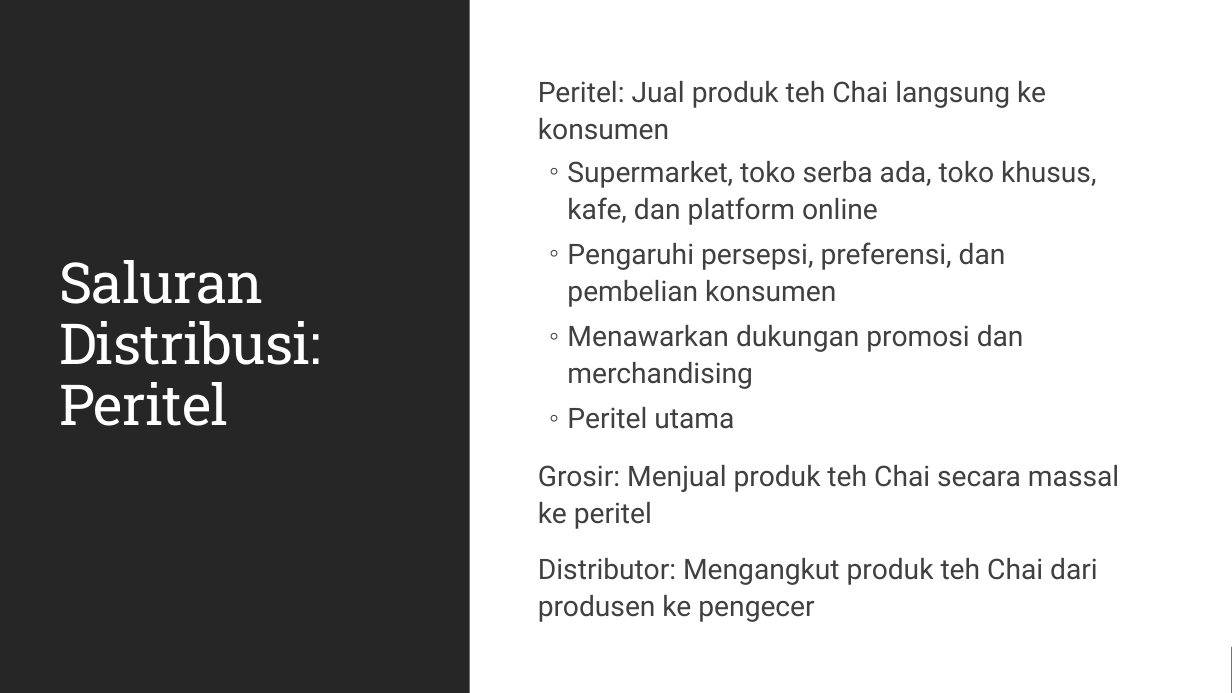
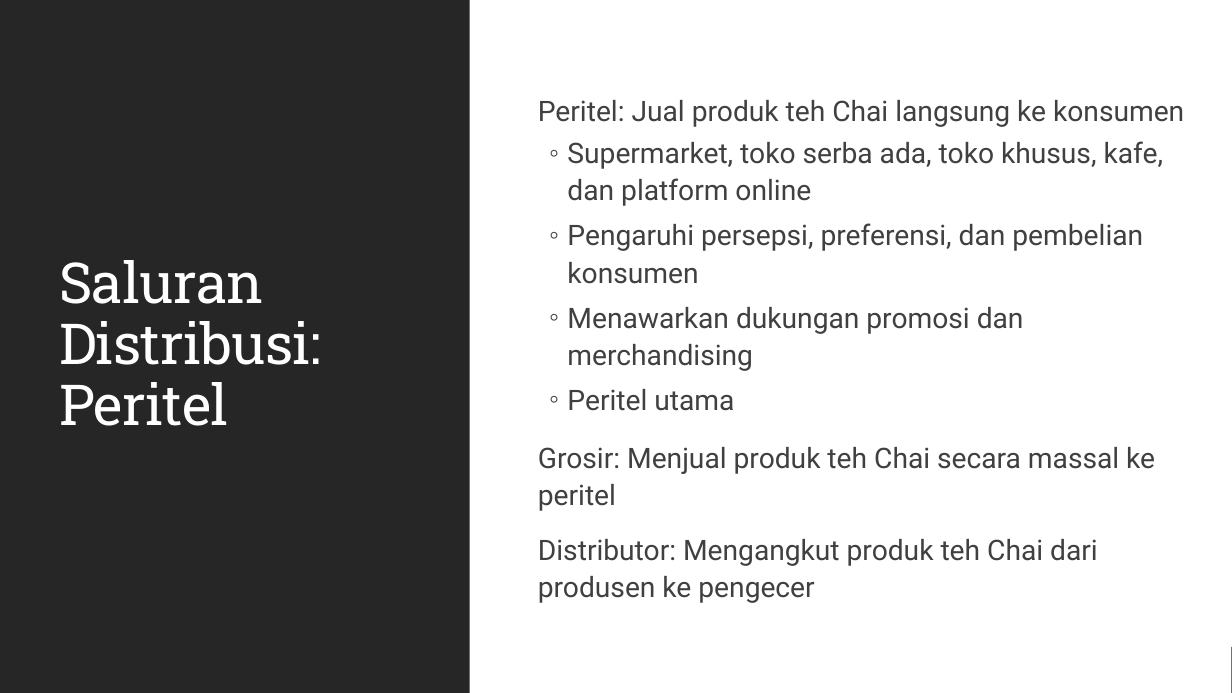
Before and after one commit to MicrosoftLearning/MS-4004-Empower-workforce-copilot-use-cases.id-id, a slide deck: slide 8 of ResourceFiles/Mystic Spice Premium Chai Market Analysis Presentation.pptx. Drawn at 1232x693 pixels with LibreOffice and Linux fonts; fonts in the diff are those of the drawing. Boxes give left, top, right and bottom in pixels: in the first picture for what was removed or moved away, otherwise in the second. Text is boxed around its words. In the diff, an @@ line names an element or a change of style, - is before the commit and + after.

```diff
--- a/ResourceFiles/Mystic Spice Premium Chai Market Analysis Presentation.pptx
+++ b/ResourceFiles/Mystic Spice Premium Chai Market Analysis Presentation.pptx
@@ text "Peritel: Jual produk teh Chai ..." rewrapped from [538, 81, 1119, 622] to [538, 100, 1184, 603] @@
```
Also in this commit, not shown: 7 other slides changed, 37 other files.
